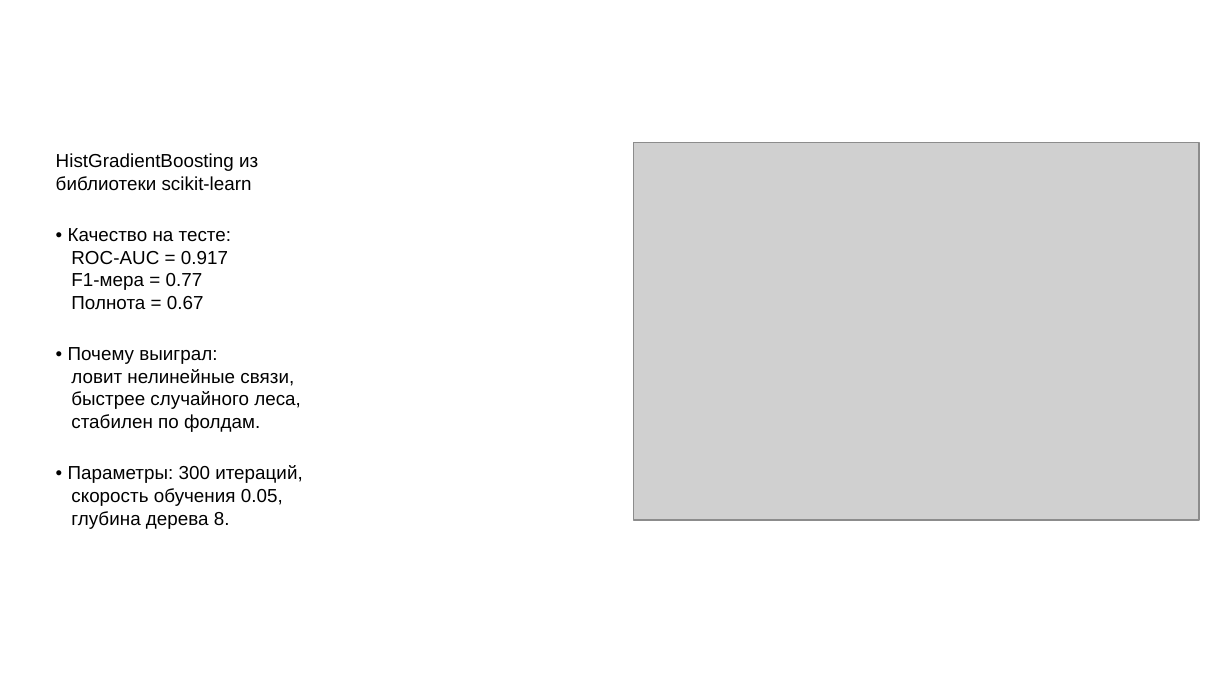
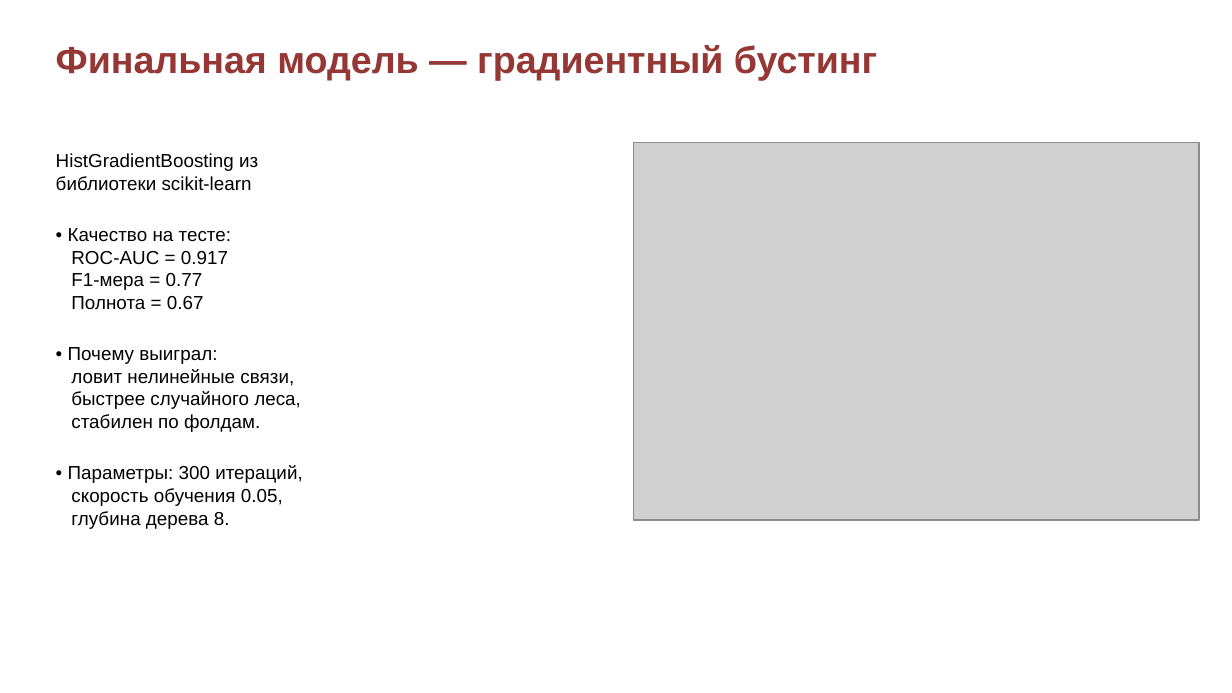
Before and after one commit to vitasha10/spbu2-project-sem2-ai, a slide deck: slide 10 of docs/presentation.pptx. Drawn at 1232x693 pixels with LibreOffice and Linux fonts; fonts in the diff are those of the drawing; grey boxes stand for pictures; background and template pictures are left out. Boxes give left, top, right and bottom in pixels: in the first picture for what was removed or moved away, otherwise in the second. Text is boxed around its words. In the diff, an @@ line names an element or a change of style, - is before the commit and + after.

```diff
--- a/docs/presentation.pptx
+++ b/docs/presentation.pptx
@@ text added at (56, 45, 877, 80), 22 pt, text #953734, bold @@
+Финальная модель — градиентный бустинг
```
Also in this commit, not shown: 12 other slides changed, 1 other file.
